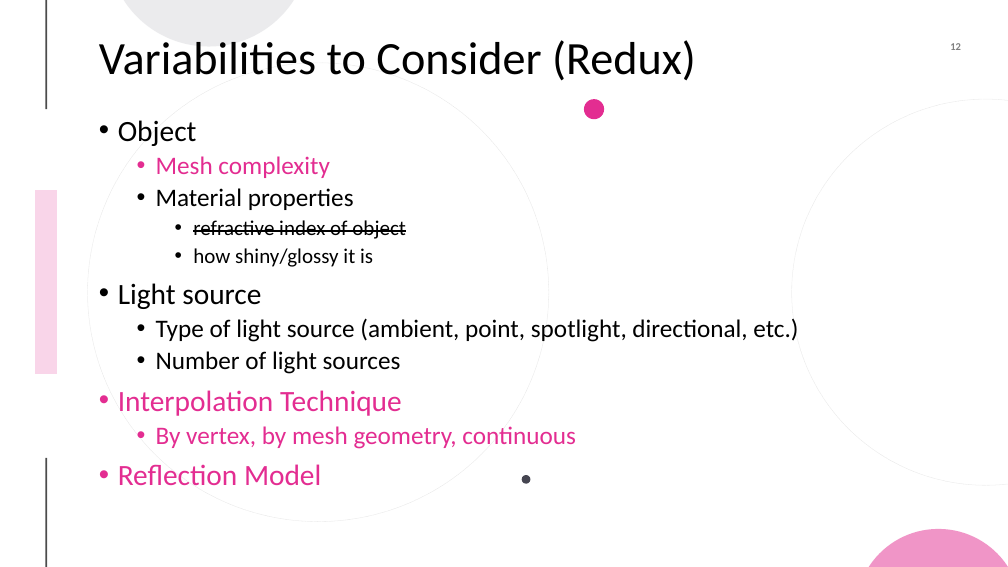
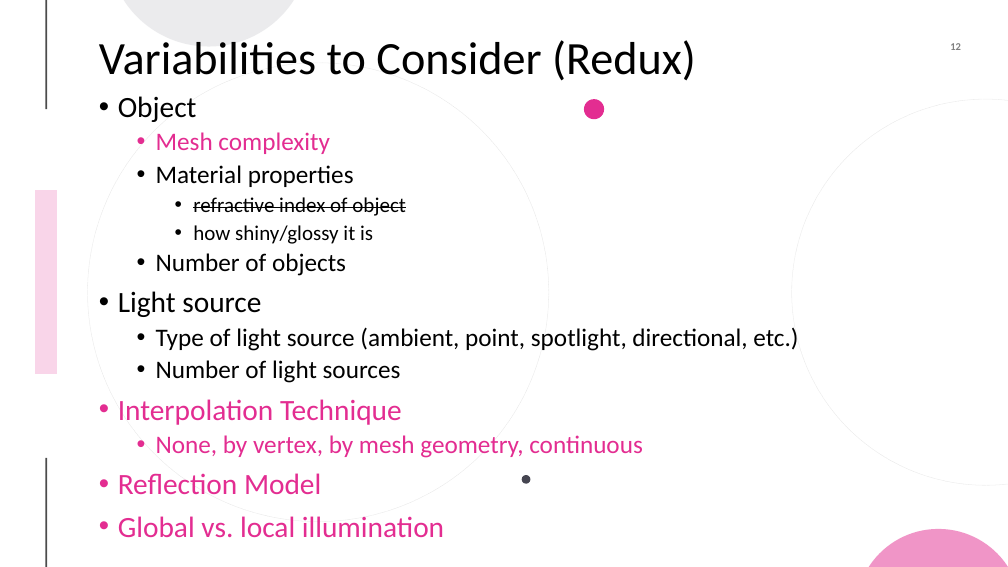
Before and after one commit to sorainsm/library-of-lighting-models, a slide deck: slide 12 of Commonality-Analysis/Lighting for Computer Graphics.pptx. Drawn at 1008x567 pixels with LibreOffice and Linux fonts; fonts in the diff are those of the drawing. Boxes give left, top, right and bottom in pixels: in the first picture for what was removed or moved away, otherwise in the second. Text is boxed around its words. In the diff, an @@ line names an element or a change of style, - is before the commit and + after.

```diff
--- a/Commonality-Analysis/Lighting for Computer Graphics.pptx
+++ b/Commonality-Analysis/Lighting for Computer Graphics.pptx
@@ text "Object": place and size @@
-text "Object" at bbox=[118, 120, 798, 485]
+text "Object" at bbox=[118, 96, 798, 538]
@@ text at bbox=[156, 253, 346, 276]: paragraph added @@
+  • Number of objects
@@ text at bbox=[156, 435, 643, 458]: text changed @@
-  • By vertex, by mesh geometry, continuous
+  • None, by vertex, by mesh geometry, continuous
@@ text at bbox=[118, 516, 444, 538]: paragraph added @@
+• Global vs. local illumination
```
Also in this commit, not shown: 7 other slides changed, 1 slide added, 1 slide removed, 1 other file.
